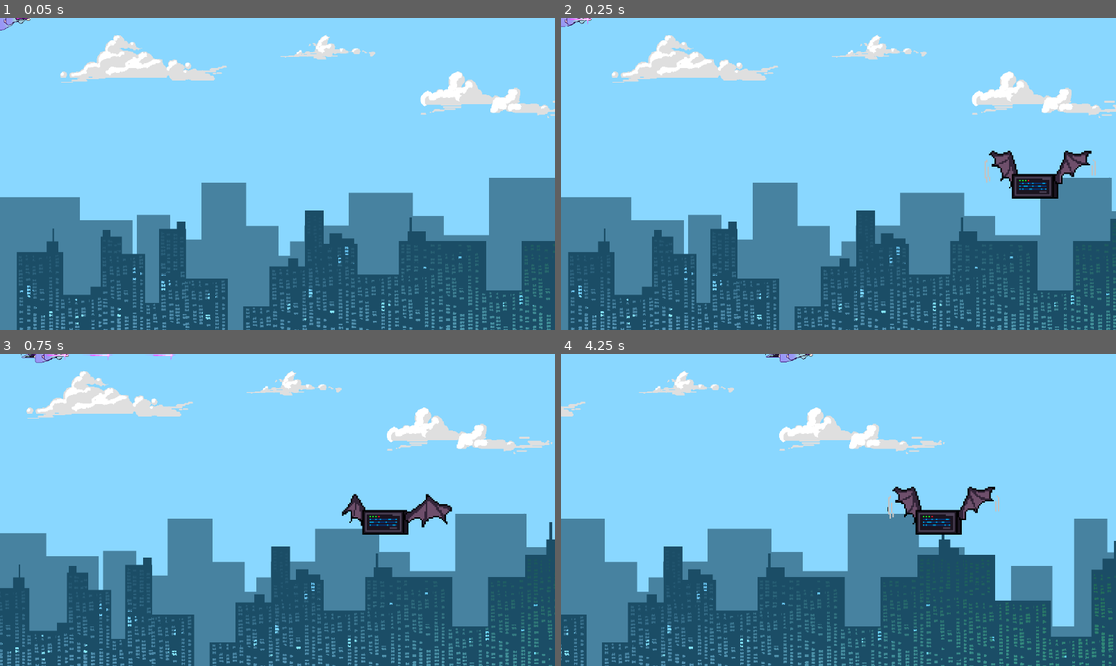
Above: before the commit, frames 1-4 (two rows, left to right).
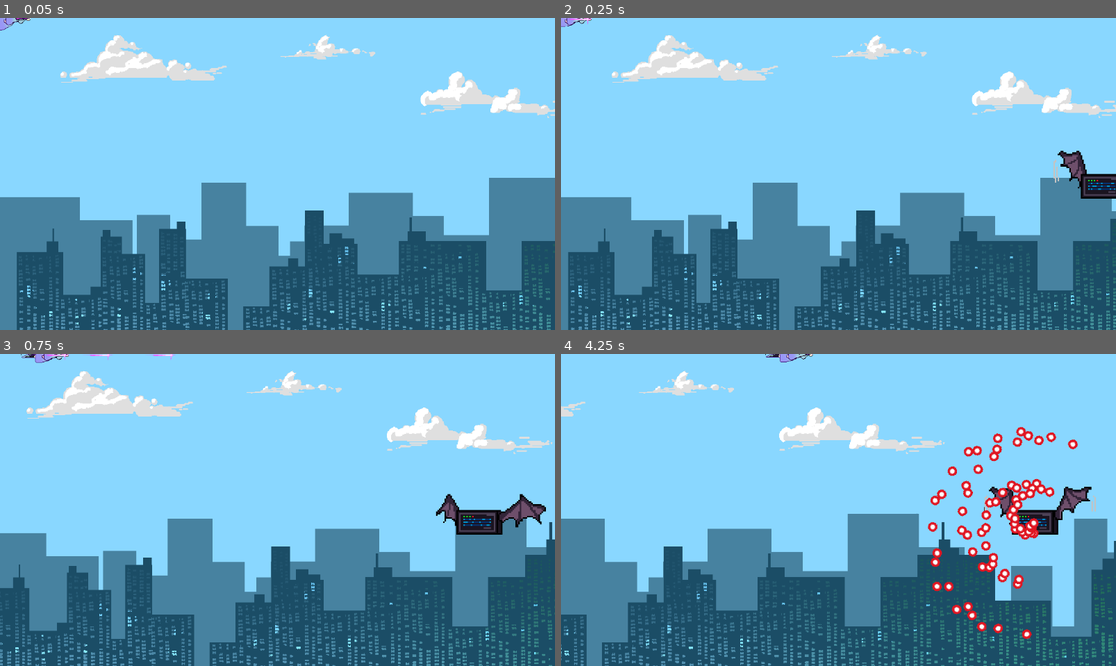
Above: after the commit, the same moments.

Repository: clenneabig/AI-KILL
Game: Godot game, scene res://Levels/level_1.tscn
Two runs of this game, one before a commit and one after it. Both use one fixed random seed, a clock stepped at 60 frames per second and the inputs below. This scene is started directly instead of the project's main scene.
Inputs (mouse positions are in pixels of both pictures, inside the frame that each line leads up to):
- Up to frame 1 (0.05 s): no input
- Up to frame 2 (0.25 s): no input
- Up to frame 3 (0.75 s): move the mouse to (399, 494) at 0.52 s; hold D (move_right) from 0.53 s (still down); hold E (bomb) from 0.53 s (still down)
- Up to frame 4 (4.25 s): move the mouse to (727, 525) at 1.27 s; release D (move_right) at 1.28 s; release E (bomb) at 1.28 s; hold S (move_down) 1.28-2.03 s; click (727, 525) at 1.35 s; move the mouse to (894, 441) at 2.02 s; hold D (move_right) 2.03-2.78 s; tap Q (toggle_bullets) at 2.1 s; move the mouse to (810, 572) at 2.77 s; hold W (move_up) 2.78-3.53 s; tap E (bomb) at 2.85 s; move the mouse to (1005, 556) at 3.52 s; press the mouse at (1005, 556) at 3.53 s; hold A (move_left) from 3.53 s (still down)

Frame 1 is identical in both runs. In frame 2, 1.9% of the frame differs, in the area x 76-100%, y 42-58%; in frame 3, 2.5%; in frame 4, 4.8%, in the area x 58-97%, y 23-92%.

Commit message:
midboss 1st stage

Diff:
--- a/BulletPattens/bullet_emitter.gd
+++ b/BulletPattens/bullet_emitter.gd
@@ -13,6 +13,7 @@
 @export var wait_time = 1.0
 @export var vel = 100
 @export var texture = 0 #between 0 & 8
+@export var cycle = false
 
 var step
 var rotation_flip = false
@@ -76,6 +77,8 @@
 
 func _on_shoot_time_timeout():
 	if(global_position.x < 1152):
+		if(cycle and texture < 8): texture+=1
+		elif (cycle): texture = 0
 		for i in spawn_count:
 			_shoot(vel, i)
 
@@ -85,3 +88,5 @@
 
 func _startShootin():
 	shoot_timer.start()
+func _stopShootin():
+	shoot_timer.stop()
--- a/Levels/level_1.tscn
+++ b/Levels/level_1.tscn
@@ -351,6 +351,7 @@
 texture = 6
 
 [node name="Group_4" type="Node2D" parent="Enemies"]
+visible = false
 
 [node name="Path2D" type="Path2D" parent="Enemies/Group_4"]
 curve = SubResource("Curve2D_46gad")
--- a/mid_boss.gd
+++ b/mid_boss.gd
@@ -7,6 +7,7 @@
 
 @export var health = 3000
 var inPos = false
+var notShooting = true
 
 enum State{
 	Healthy,
@@ -25,10 +26,26 @@
 func _process(delta):
 	match CurrentState:
 		State.Healthy:
-			print("healthy")
-			if(inPos):
-				print("pos")
-				emit_1._startShootin()#FIX ME!!
+			if(inPos and notShooting):
+				emit_1._startShootin()
+				emit_2._startShootin()
+				notShooting = false
+			if health <= 2000:
+				notShooting = true
+				emit_1._stopShootin()
+				emit_2._stopShootin()
+				emit_2.wait_time = 1.0
+				CurrentState = State.Damaged
+		State.Damaged:
+			if(inPos and notShooting):
+				emit_3._startShootin()
+				emit_2._startShootin()
+				notShooting = false
+			if health <= 1000:
+				notShooting = true
+				CurrentState = State.Dying
+
+
 	if(global_position.x <= 0):
 		_offScreen()
 
@@ -36,6 +53,6 @@
 	queue_free()
 
 func move_to_centre():
-	global_position = position.lerp(Vector2(800, 327), 0.08)
-	if(global_position.x-800 < 0.1):
+	global_position = position.lerp(Vector2(1000, 327), 0.08)
+	if(global_position.x-1000 < 0.1):
 		inPos = true
--- a/mid_boss.tscn
+++ b/mid_boss.tscn
@@ -1,8 +1,9 @@
-[gd_scene load_steps=10 format=3 uid="uid://cty2ebpktltbj"]
+[gd_scene load_steps=11 format=3 uid="uid://cty2ebpktltbj"]
 
 [ext_resource type="Texture2D" uid="uid://b68kxgwywhw5q" path="res://assets/enemies/enemy2_spritesheet.png" id="1_74bk7"]
 [ext_resource type="Script" path="res://mid_boss.gd" id="1_o77xn"]
 [ext_resource type="PackedScene" uid="uid://qjrut43w7wo0" path="res://BulletPattens/emit.tscn" id="3_4fxtj"]
+[ext_resource type="Script" path="res://BulletPattens/emit_burst_left.gd" id="3_eqx4u"]
 
 [sub_resource type="AtlasTexture" id="AtlasTexture_apacy"]
 atlas = ExtResource("1_74bk7")
@@ -46,6 +47,28 @@
 [node name="MidBoss" type="Area2D"]
 script = ExtResource("1_o77xn")
 
+[node name="Emit" parent="." instance=ExtResource("3_4fxtj")]
+position = Vector2(-17, 24)
+script = ExtResource("3_eqx4u")
+spawn_count = 3
+wait_time = 0.1
+Current_Rotation = 1
+
+[node name="Emit2" parent="." instance=ExtResource("3_4fxtj")]
+position = Vector2(-17, 24)
+spawn_count = 12
+wait_time = 4.0
+vel = 200
+cycle = true
+
+[node name="Emit3" parent="." instance=ExtResource("3_4fxtj")]
+position = Vector2(-17, 24)
+wait_time = 0.1
+
+[node name="Emit4" parent="." instance=ExtResource("3_4fxtj")]
+position = Vector2(-17, 24)
+wait_time = 0.1
+
 [node name="AnimatedSprite2D" type="AnimatedSprite2D" parent="."]
 scale = Vector2(3, 3)
 sprite_frames = SubResource("SpriteFrames_bgln6")
@@ -55,12 +78,3 @@
 position = Vector2(-16.5, 22.5)
 scale = Vector2(3, 3)
 shape = SubResource("RectangleShape2D_pwkv4")
-
-[node name="Emit" parent="." instance=ExtResource("3_4fxtj")]
-wait_time = 0.1
-
-[node name="Emit2" parent="." instance=ExtResource("3_4fxtj")]
-
-[node name="Emit3" parent="." instance=ExtResource("3_4fxtj")]
-
-[node name="Emit4" parent="." instance=ExtResource("3_4fxtj")]
